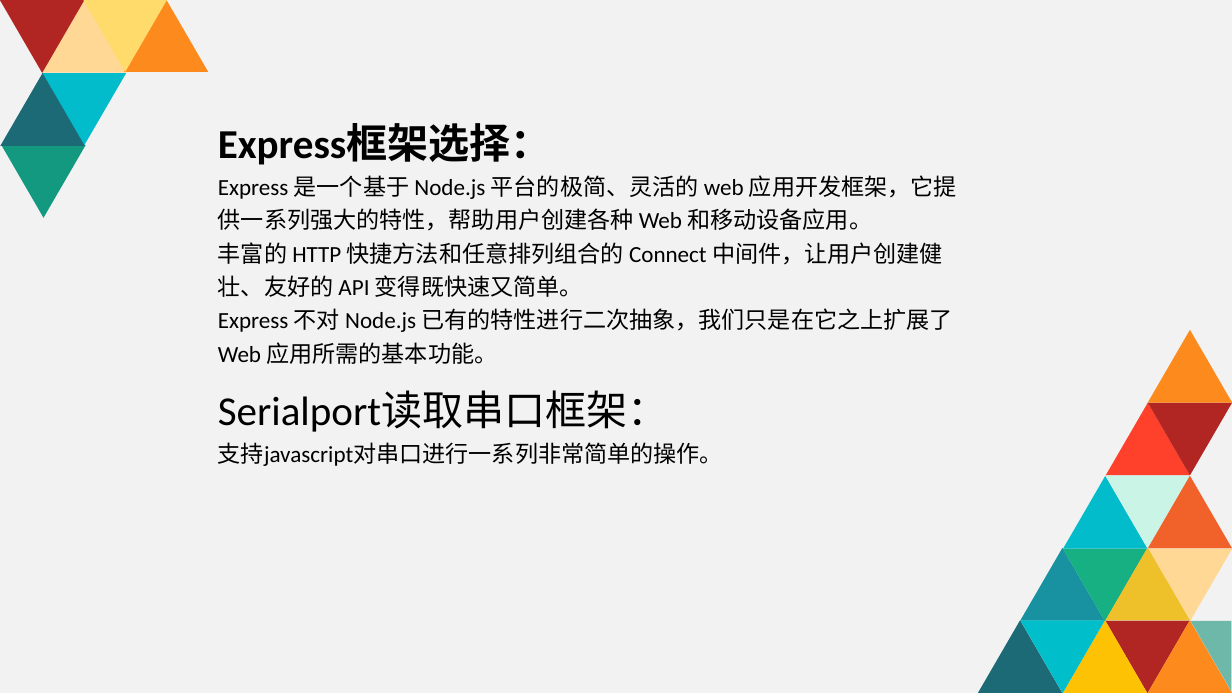
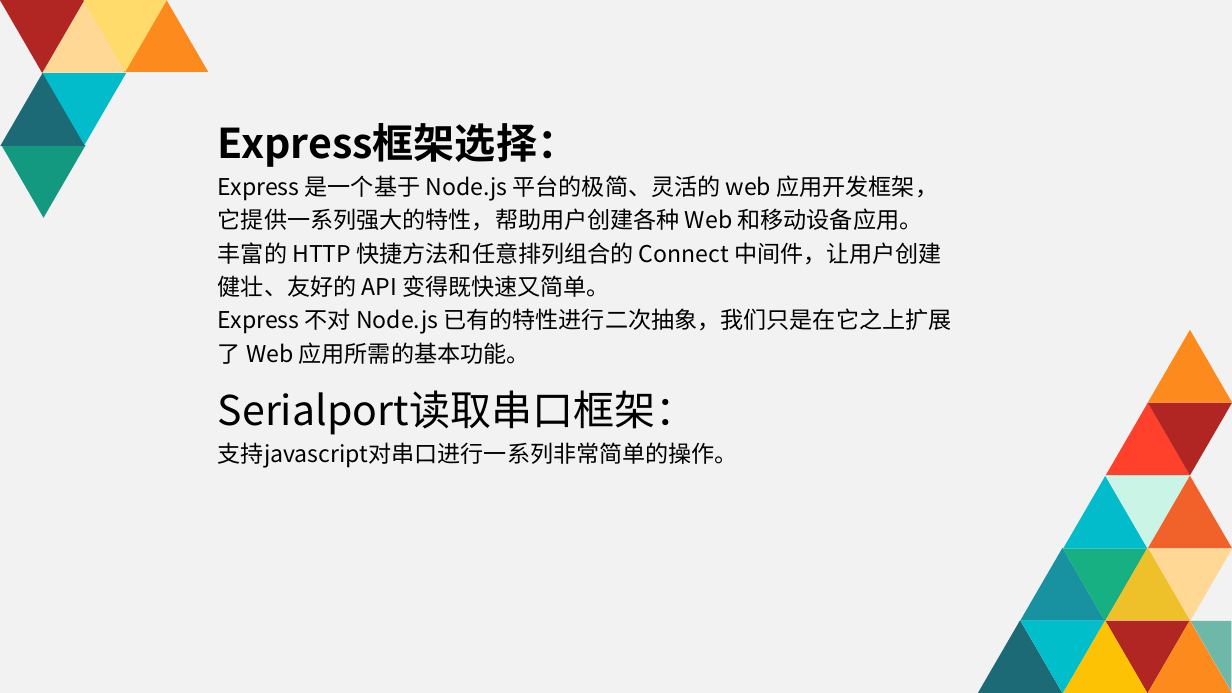
Before and after one commit to reduceme/paper, a slide deck: slide 17 of 毕业答辩PPT.pptx. Drawn at 1232x693 pixels with LibreOffice and Linux fonts; fonts in the diff are those of the drawing; background and template pictures are left out. Boxes give left, top, right and bottom in pixels: in the first picture for what was removed or moved away, otherwise in the second. Text is boxed around its words. In the diff, an @@ line names an element or a change of style, - is before the commit and + after.

```diff
--- a/毕业答辩PPT.pptx
+++ b/毕业答辩PPT.pptx
@@ text "Express框架选择：" at (x1=218, y1=123, x2=951, y2=468): font Calibri to Noto Sans CJK SC @@
```
Also in this commit, not shown: 6 other slides changed, 3 slides added, 1 slide removed, 2 other files.
